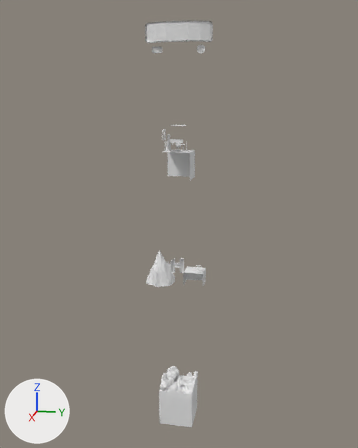
The glTF model apps/portfolio/public/SM_Scene.glb: old version first, new version second.
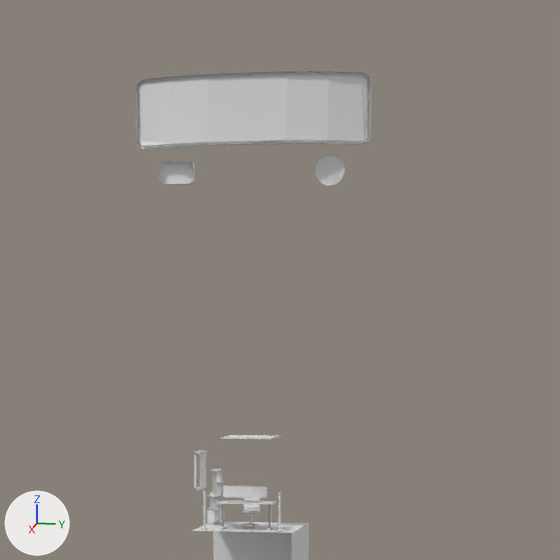
The first picture shows the older version from a camera (50 mm lens) standing at (137.1, 27.6, 13.3) and looking at (-1.4, -0.1, -21.3). The close-ups show both versions on the part from 30% to 75% of the width and 0% to 36% of the height of that picture; other places that the commit changed are outside them. Every picture has the same lights, and +X, +Y and +Z are marked at lower left. Where no turn or scale is listed for an object, it has been applied to the vertices.

Objects in the first close-up: 'BigScreen', 'FloorCube', 'GithubLogo', 'YtLogo'.
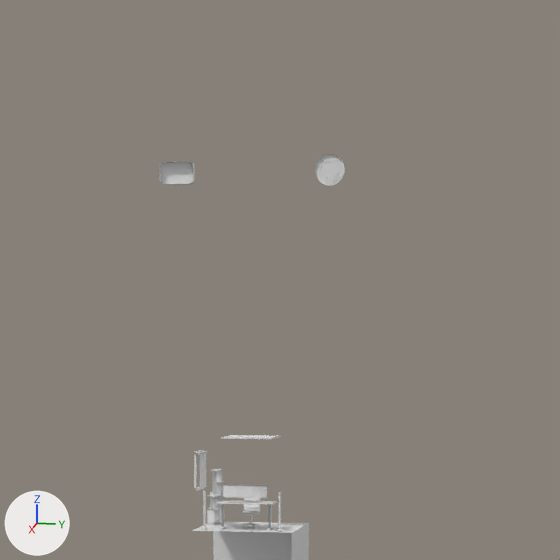
Boxes (x1, y1, x2, y2) around the edits, measured in the close-ups (560 x 560 px):
'BigScreen', deleted
    before: (136, 71, 371, 150)

What changed in the scene script:
```text
Remove ob_bigscreen:
    ob_bigscreen = bpy.data.objects.new('BigScreen', me_cube_029)
    ob_bigscreen.location = (0.0, -0.1, 31.3)
```
